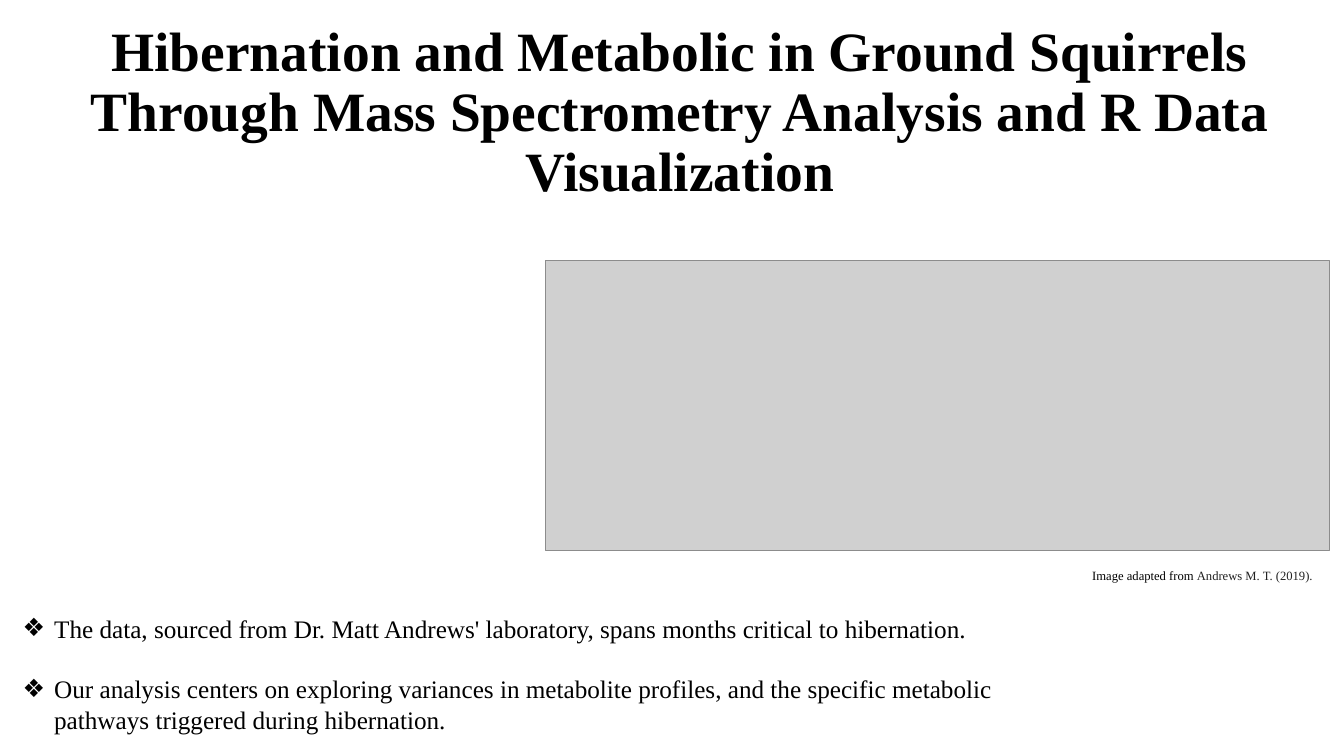
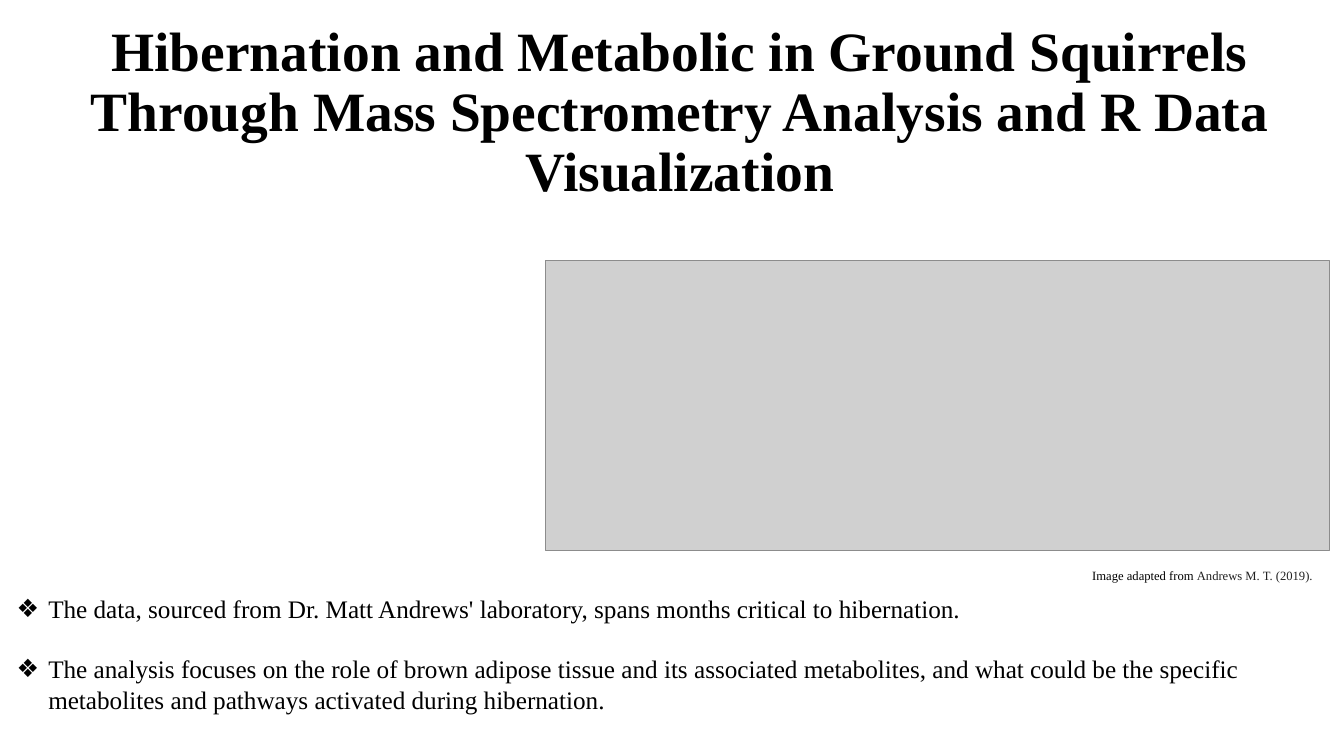
Before and after one commit to AlondraDelmar/BIOS967_Torres, a slide deck: slide 1 of data/R presentation Proposal.pptx. Drawn at 1344x756 pixels with LibreOffice and Linux fonts; fonts in the diff are those of the drawing; grey boxes stand for pictures. Boxes give left, top, right and bottom in pixels: in the first picture for what was removed or moved away, otherwise in the second. Text is boxed around its words. In the diff, an @@ line names an element or a change of style, - is before the commit and + after.

Commit message:
New file.

```diff
--- a/data/R presentation Proposal.pptx
+++ b/data/R presentation Proposal.pptx
@@ text "The data, sourced from Dr. ...": place and size @@
-text "The data, sourced from Dr. ..." at (54,620,991,735)
+text "The data, sourced from Dr. ..." at (48,600,1238,715)
@@ text at (48,660,1238,715): text changed @@
-❖ Our analysis centers on exploring variances in metabolite profiles, and the specific metabolic pathways triggered during hibernation.
+❖ The analysis focuses on the role of brown adipose tissue and its associated metabolites, and what could be the specific metabolites and pathways activated during hibernation.
```
